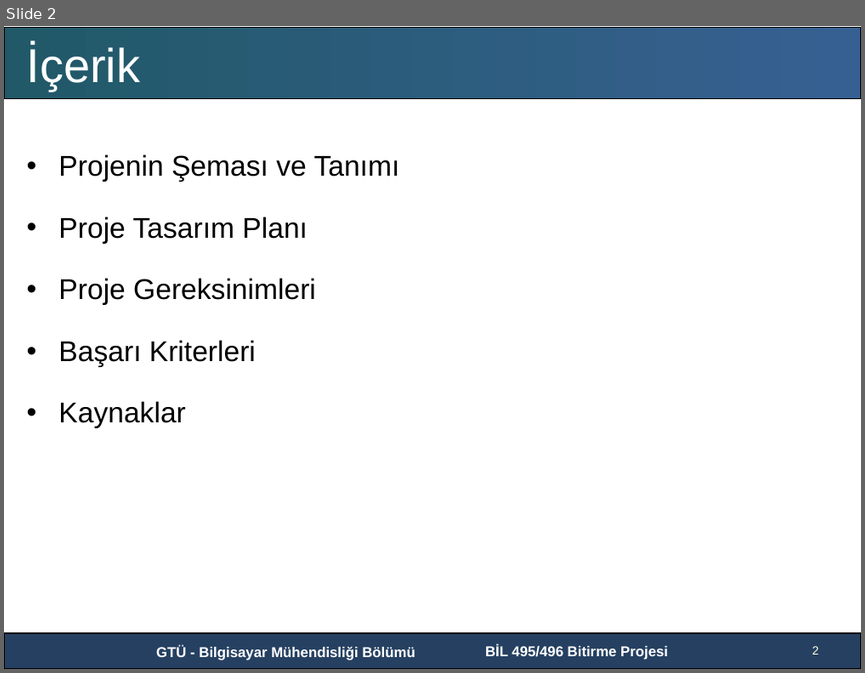
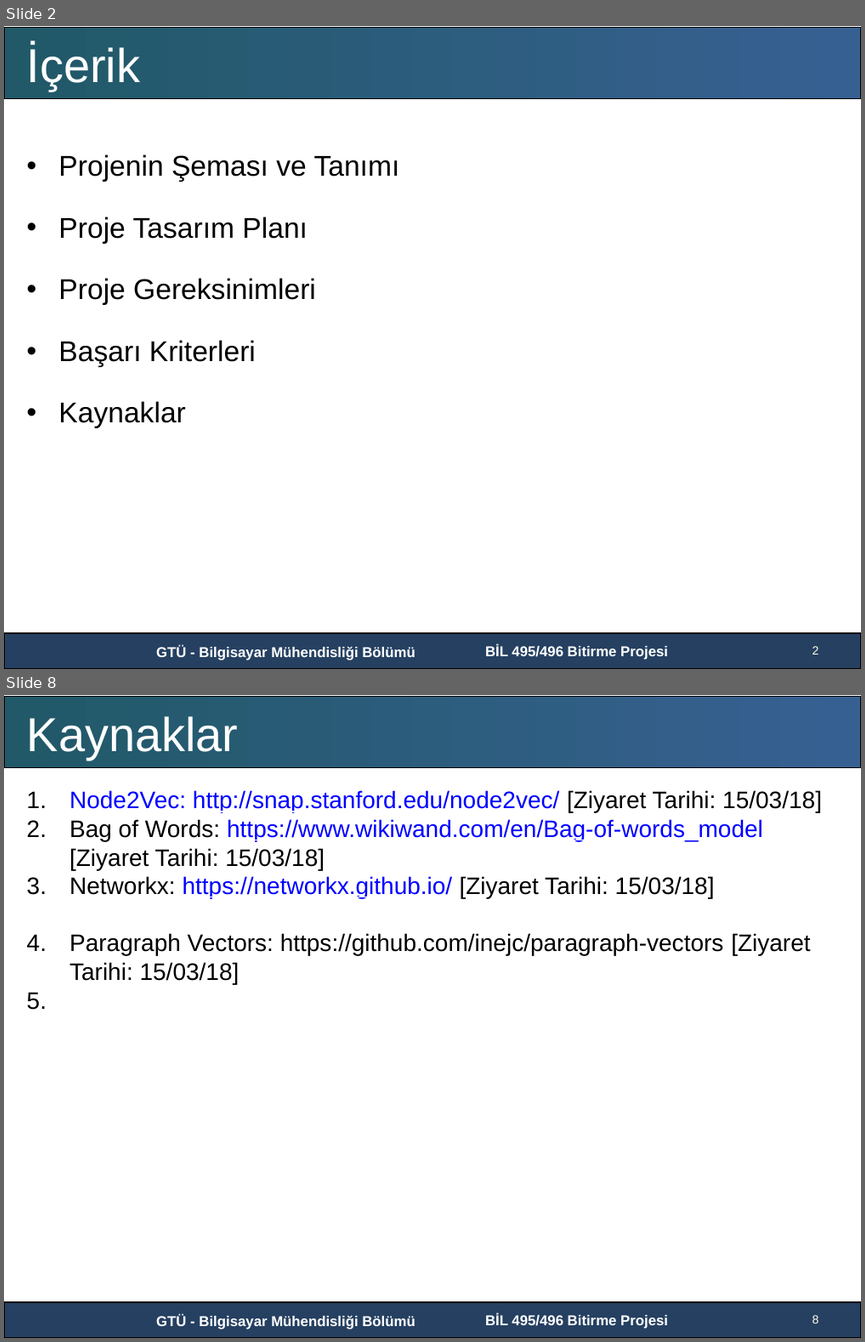
Before and after one commit to GTU-Projects/CSE496_Node2Vec_2018, a slide deck: Presentations/Presentation1.pptx. Shown one above the other, each under a label of ours: slide 2 before the commit, slides 2 and 8 after it; the slides between them are not shown. The pictures are 865x673 and 865x1342 pixels, drawn with LibreOffice and Linux fonts; fonts in the diff are those of the drawing; background and template pictures are left out. Boxes give left, top, right and bottom in pixels: in the first picture for what was removed or moved away, otherwise in the second. Text is boxed around its words. In the diff, an @@ line names an element or a change of style, - is before the commit and + after.

```diff
--- a/Presentations/Presentation1.pptx
+++ b/Presentations/Presentation1.pptx
@@ slide 8 added at <box>4,695,861,1338</box>, background #FFFFFF; not listed: 4 template elements that a slide beside it also shows @@
@@ text added at <box>27,716,239,759</box>, 40 pt, text #FFFFFF @@
+Kaynaklar
@@ text added at <box>69,790,822,984</box>, 20 pt, text #000000 @@
+1. Node2Vec: http://snap.stanford.edu/node2vec/ [Ziyaret Tarihi: 15/03/18]
+2. Bag of Words: https://www.wikiwand.com/en/Bag-of-words_model [Ziyaret Tarihi: 15/03/18]
+3. Networkx: https://networkx.github.io/ [Ziyaret Tarihi: 15/03/18]
+4. Paragraph Vectors: https://github.com/inejc/paragraph-vectors [Ziyaret Tarihi: 15/03/18]
@@ page number added at <box>812,1315,819,1323</box>, 10 pt, text #FFFFE5 @@
+8
```
Also in this commit, not shown: 3 slides changed, 2 other slides added, 3 slides removed.
